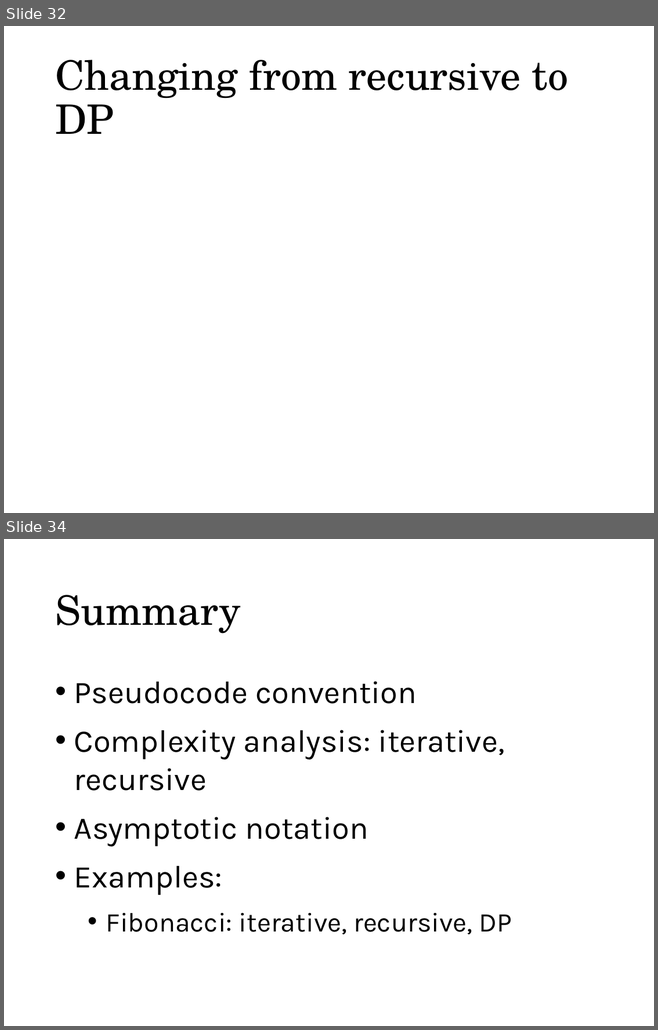
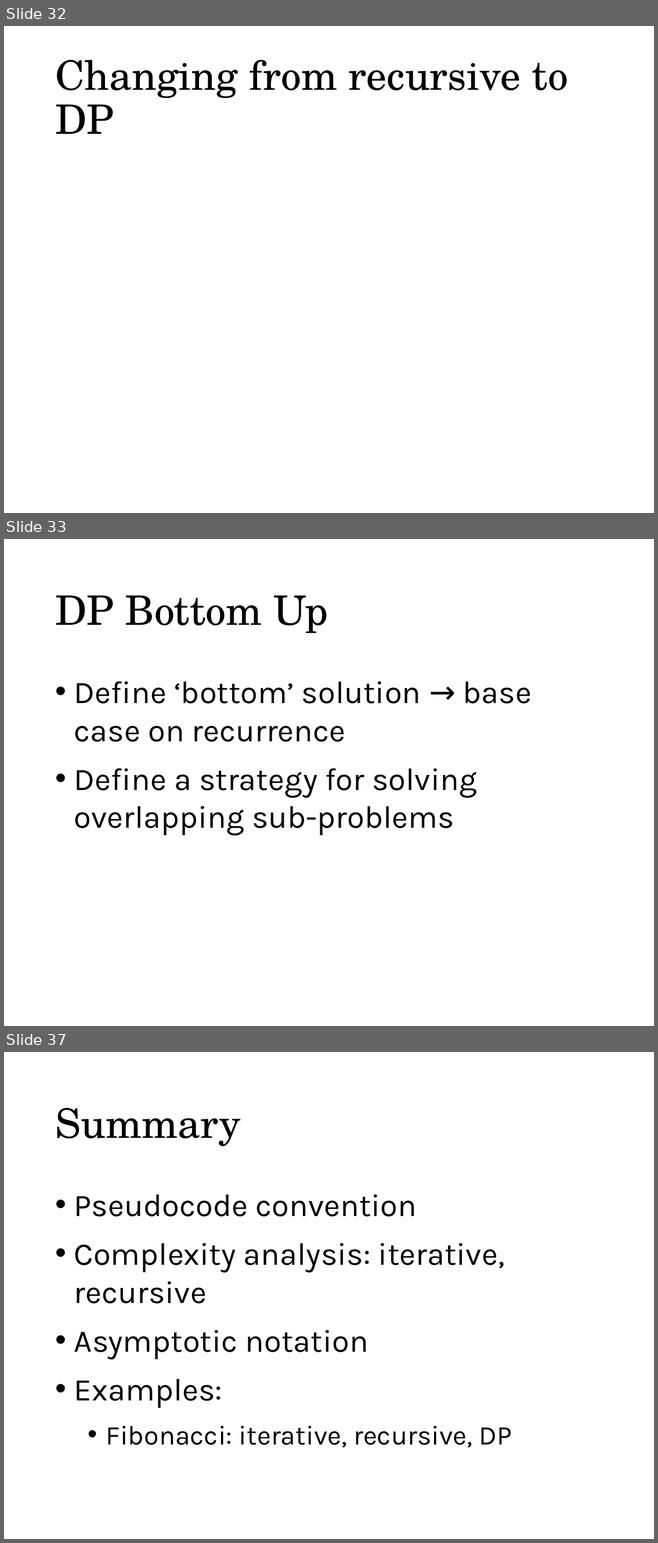
Before and after one commit to munif/paa-2, a slide deck: 161702/presentation/01 - Syllabus, Review of PAA 1/01. Syllabus, Review of PAA 1.pptx. Shown one above the other, each under a label of ours: slides 32 and 34 before the commit, slides 32, 33 and 37 after it; the slides between them are not shown. The pictures are 658x1030 and 658x1543 pixels, drawn with LibreOffice and Linux fonts; fonts in the diff are those of the drawing. Boxes give left, top, right and bottom in pixels: in the first picture for what was removed or moved away, otherwise in the second. Text is boxed around its words. In the diff, an @@ line names an element or a change of style, - is before the commit and + after.

```diff
--- a/161702/presentation/01 - Syllabus, Review of PAA 1/01. Syllabus, Review of PAA 1.pptx
+++ b/161702/presentation/01 - Syllabus, Review of PAA 1/01. Syllabus, Review of PAA 1.pptx
@@ slide 33 added at [4,539,654,1026], background #FFFFFF @@
@@ title added at [55,595,328,633], 45 pt, text #000000 @@
+DP Bottom Up
@@ text added at [74,681,531,835], 35 pt, text #000000 @@
+• Define ‘bottom’ solution → base case on recurrence
+• Define a strategy for solving overlapping sub-problems
@@ what was slide 34 is now slide 37 @@
```
Also in this commit, not shown: 1 slide changed, 2 other slides added, 1 slide removed, 4 other files.
